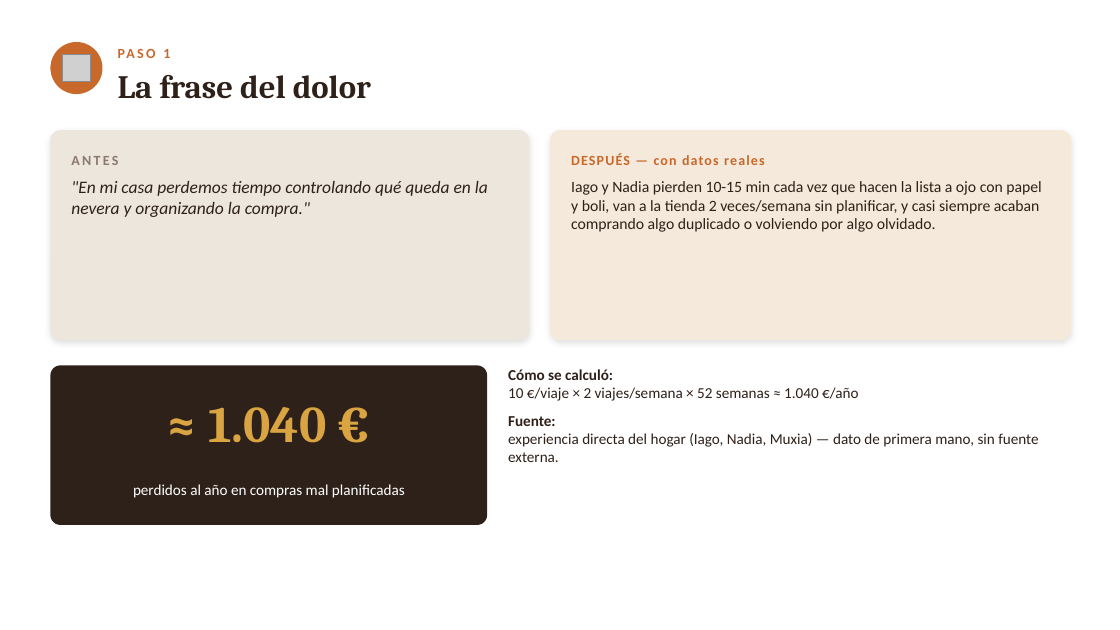
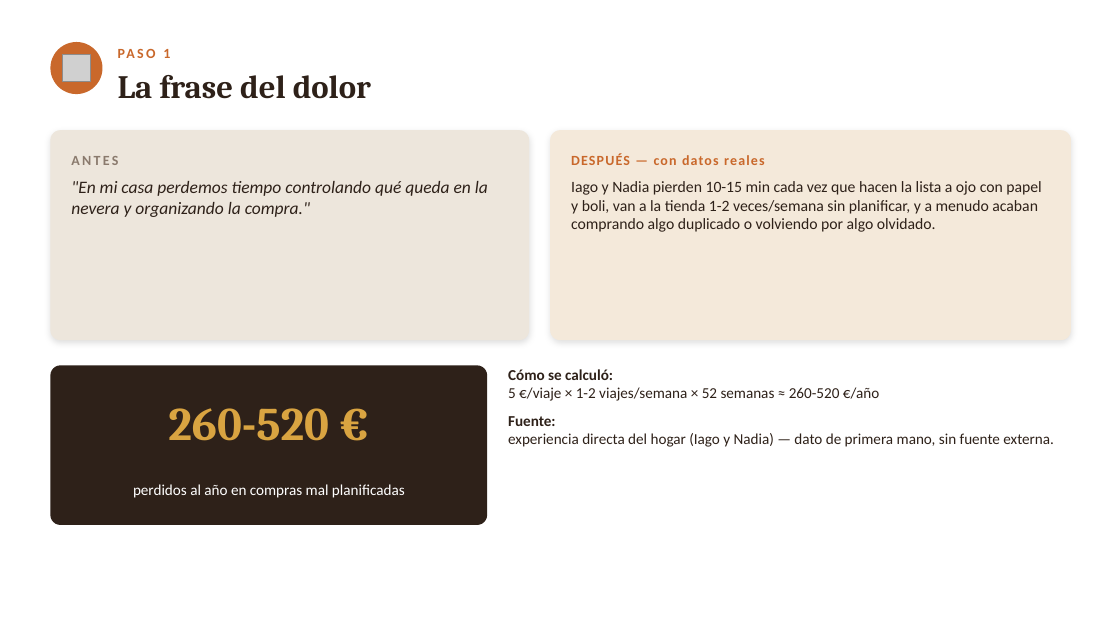
Before and after one commit to lagoanadia/Larder, a slide deck: slide 2 of docs/larder-presentacion.pptx. Drawn at 1120x630 pixels with LibreOffice and Linux fonts; fonts in the diff are those of the drawing; grey boxes stand for pictures. Boxes give left, top, right and bottom in pixels: in the first picture for what was removed or moved away, otherwise in the second. Text is boxed around its words. In the diff, an @@ line names an element or a change of style, - is before the commit and + after.

```diff
--- a/docs/larder-presentacion.pptx
+++ b/docs/larder-presentacion.pptx
@@ text at bbox=[571, 181, 1041, 232]: text changed @@
-Iago y Nadia pierden 10-15 min cada vez que hacen la lista a ojo con papel y boli, van a la tienda 2 veces/semana sin planificar, y casi siempre acaban comprando algo duplicado o volviendo por algo olvidado.
+Iago y Nadia pierden 10-15 min cada vez que hacen la lista a ojo con papel y boli, van a la tienda 1-2 veces/semana sin planificar, y a menudo acaban comprando algo duplicado o volviendo por algo olvidado.
@@ text at bbox=[508, 387, 879, 401]: text changed @@
-10 €/viaje × 2 viajes/semana × 52 semanas ≈ 1.040 €/año
+5 €/viaje × 1-2 viajes/semana × 52 semanas ≈ 260-520 €/año
@@ text at bbox=[168, 408, 329, 441]: text changed; size 44 to 40 pt @@
-≈ 1.040 €
+260-520 €
@@ text at bbox=[508, 433, 1054, 447]: text changed @@
-experiencia directa del hogar (Iago, Nadia, Muxia) — dato de primera mano, sin fuente externa.
+experiencia directa del hogar (Iago y Nadia) — dato de primera mano, sin fuente externa.
```
Also in this commit, not shown: 4 other slides changed, 1 slide added, 1 other file.
